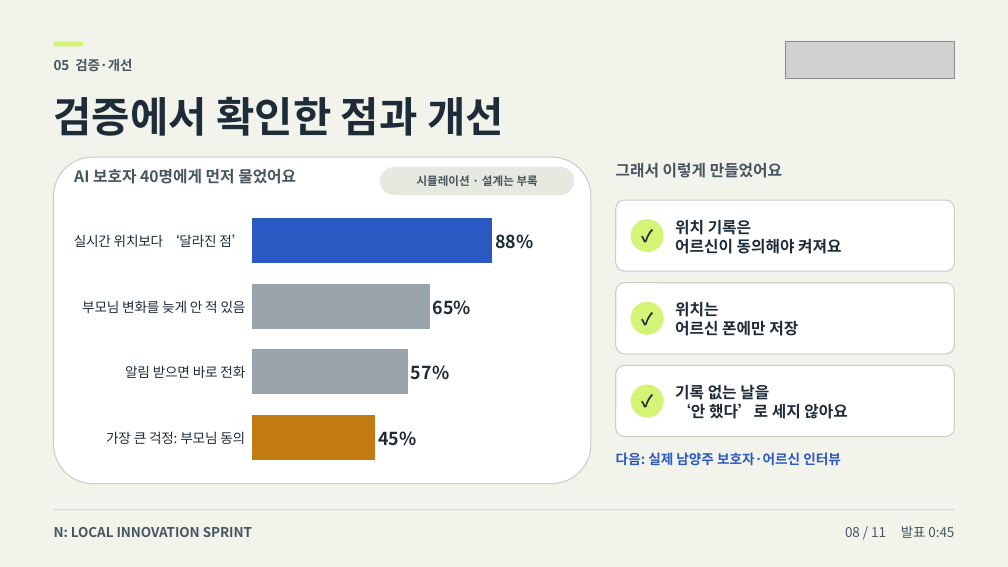
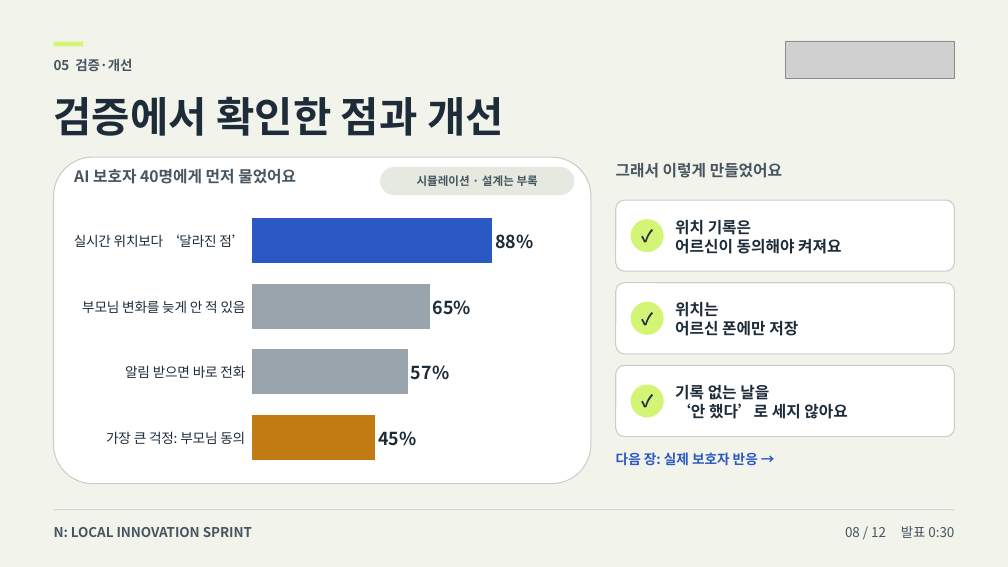
Before and after one commit to howoo101/masil, a slide deck: slide 8 of files/pitch-deck-B.pptx. Drawn at 1008x567 pixels with LibreOffice and Linux fonts; fonts in the diff are those of the drawing; grey boxes stand for pictures. Boxes give left, top, right and bottom in pixels: in the first picture for what was removed or moved away, otherwise in the second. Text is boxed around its words. In the diff, an @@ line names an element or a change of style, - is before the commit and + after.

```diff
--- a/files/pitch-deck-B.pptx
+++ b/files/pitch-deck-B.pptx
@@ text at [616, 452, 758, 466]: text changed @@
-다음: 실제 남양주 보호자·어르신 인터뷰
+다음 장: 실제 보호자 반응 →
@@ text at [845, 526, 954, 538]: text changed @@
-08 / 11 발표 0:45
+08 / 12 발표 0:30
```
Also in this commit, not shown: 10 other slides changed, 1 slide added, 2 other files.
